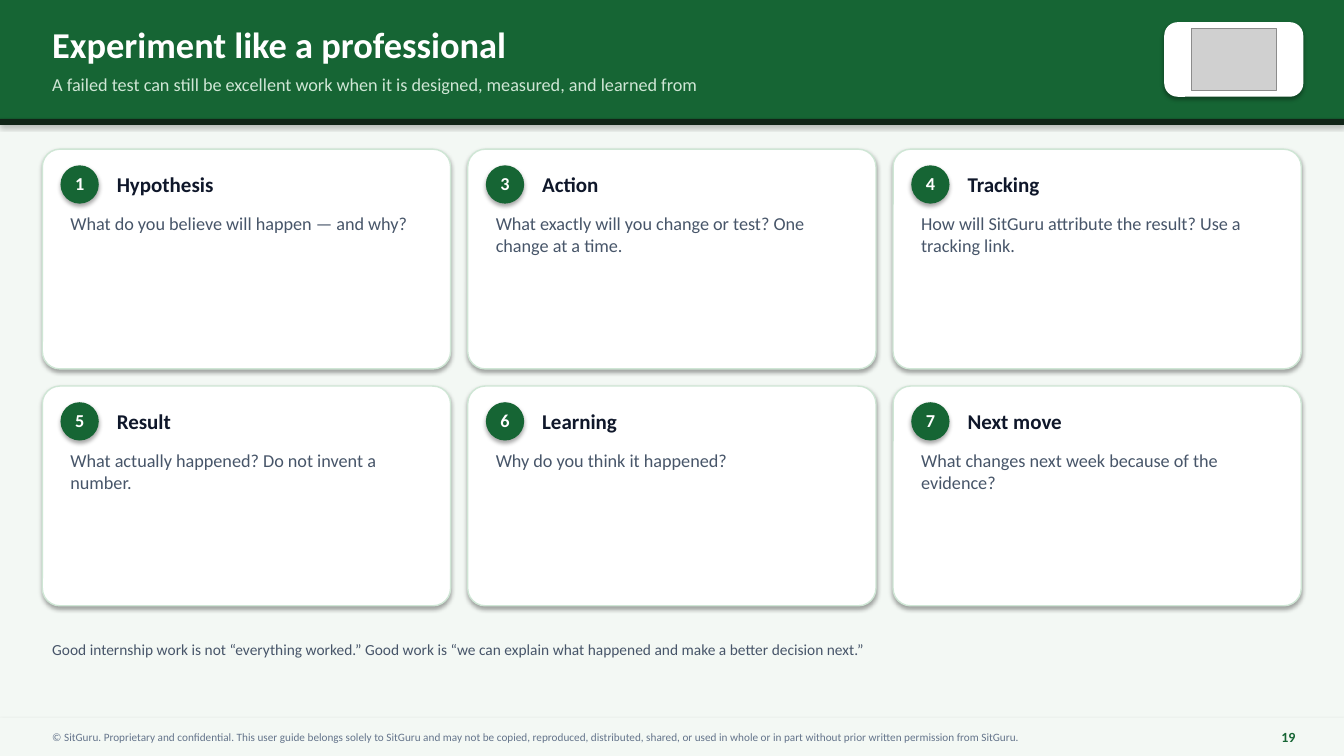
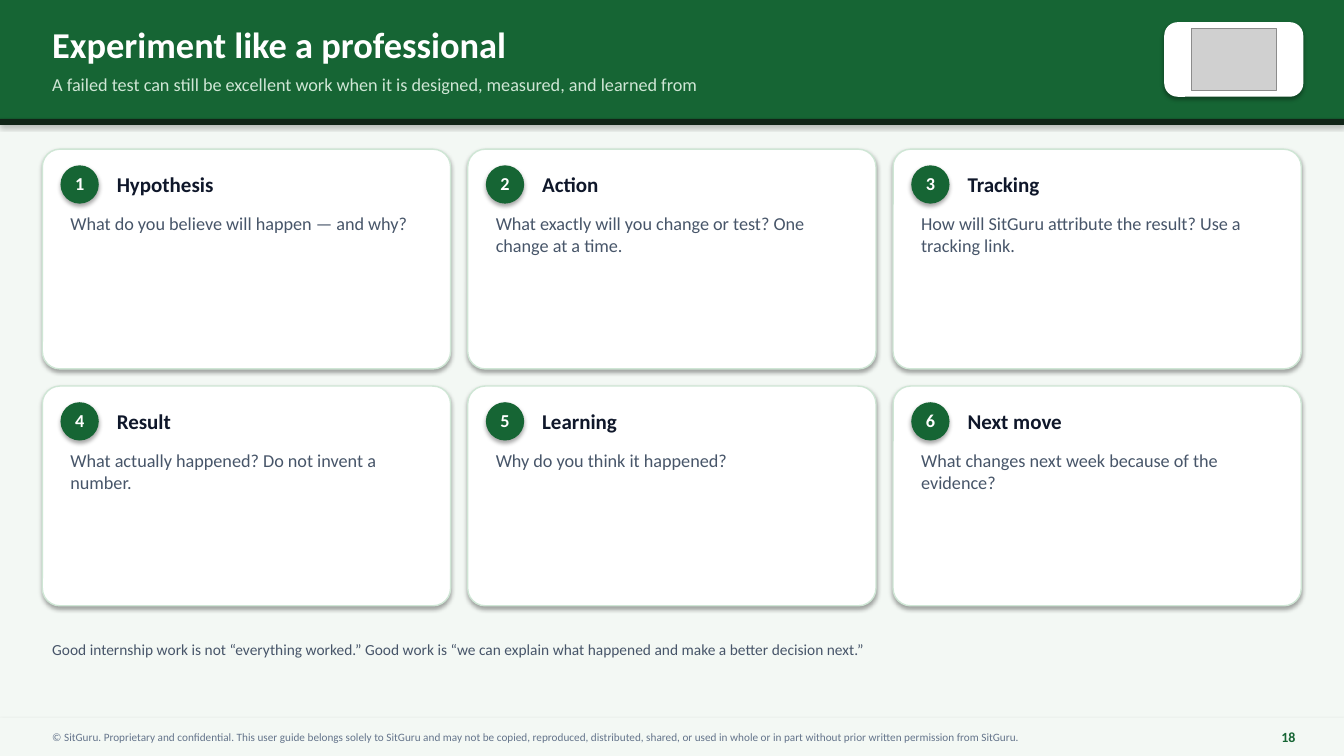
Before and after one commit to GraphiteTuff/sitguru-app, a slide deck: slide 18 of docs/intern-guide/assets/sitguru-internship-onboarding-inprocessing-spring-2027.pptx (slide 19 before the commit). Drawn at 1344x756 pixels with LibreOffice and Linux fonts; fonts in the diff are those of the drawing; grey boxes stand for pictures. Boxes give left, top, right and bottom in pixels: in the first picture for what was removed or moved away, otherwise in the second. Text is boxed around its words. In the diff, an @@ line names an element or a change of style, - is before the commit and + after.

```diff
--- a/docs/intern-guide/assets/sitguru-internship-onboarding-inprocessing-spring-2027.pptx
+++ b/docs/intern-guide/assets/sitguru-internship-onboarding-inprocessing-spring-2027.pptx
@@ text at bbox=[500, 178, 509, 190]: text changed @@
-3
+2
@@ text at bbox=[926, 178, 935, 190]: text changed @@
-4
+3
@@ text at bbox=[75, 415, 84, 427]: text changed @@
-5
+4
@@ text at bbox=[500, 415, 509, 427]: text changed @@
-6
+5
@@ text at bbox=[926, 414, 935, 427]: text changed @@
-7
+6
@@ text at bbox=[1281, 732, 1295, 742]: text changed @@
-19
+18
```
Also in this commit, not shown: 22 other slides changed, 1 slide removed, 7 other files.
